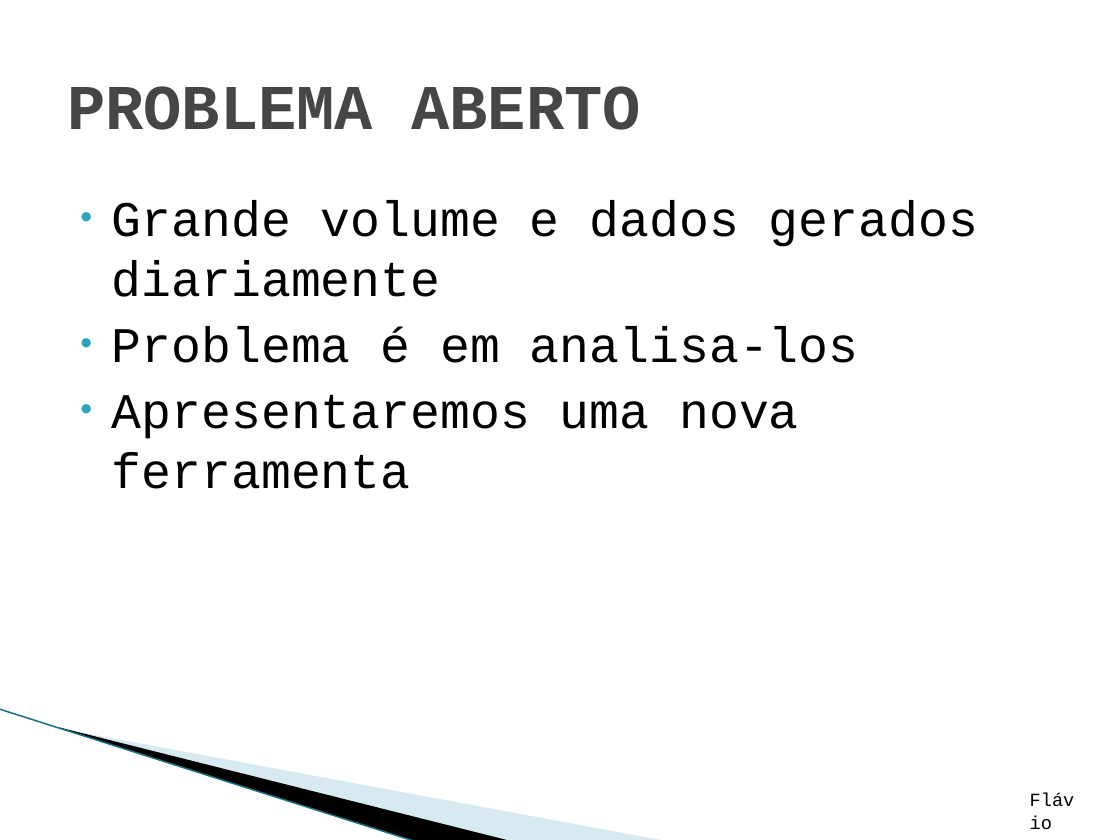
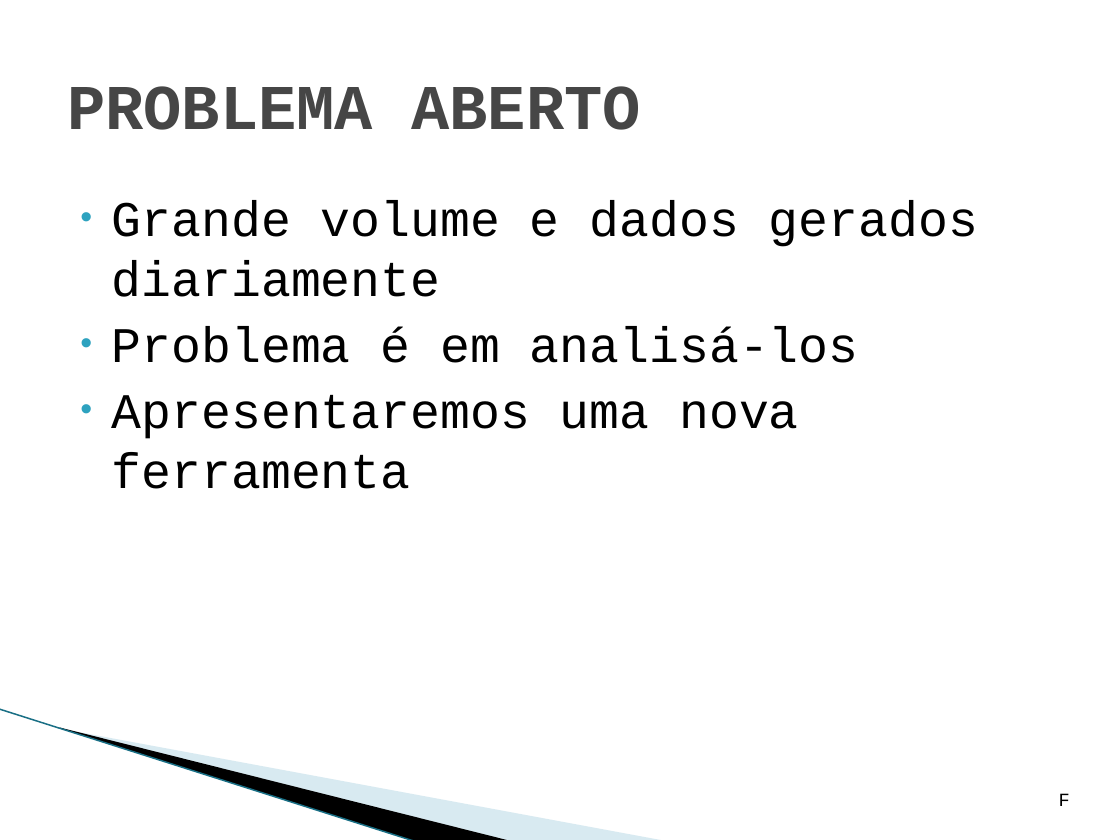
Before and after one commit to WeslleySanto/UNIP-CC, a slide deck: slide 2 of TCC/apresentação-tcc.pptx. Drawn at 1120x840 pixels with LibreOffice and Linux fonts; fonts in the diff are those of the drawing; background and template pictures are left out. Boxes give left, top, right and bottom in pixels: in the first picture for what was removed or moved away, otherwise in the second. Text is boxed around its words. In the diff, an @@ line names an element or a change of style, - is before the commit and + after.

```diff
--- a/TCC/apresentação-tcc.pptx
+++ b/TCC/apresentação-tcc.pptx
@@ text at (112,326,859,363): text changed @@
-• Problema é em analisa-los
+• Problema é em analisá-los
@@ text at (1059,793,1070,806): text changed @@
-Flávio
+F
```
Also in this commit, not shown: 21 other slides changed, 1 slide added.
